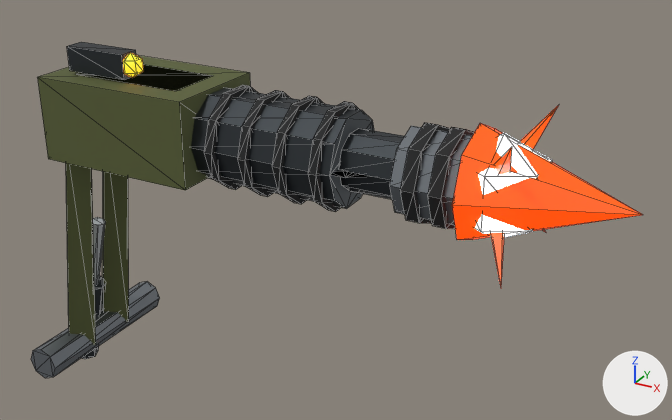
Two versions of the glTF model godot/assets/models/cannon_arm.glb, one commit apart.
One viewpoint serves both versions: a 50 mm camera at (3.43, -3.41, 2.77) aimed at (1.45, 0.18, 0.97). The lights are fixed; the arrows at lower right show +X, +Y and +Z. The older version comes first. Mesh edges are drawn as thin lines. Vertices at exactly the same position are counted once.

In view in the first picture: 'cannon'.
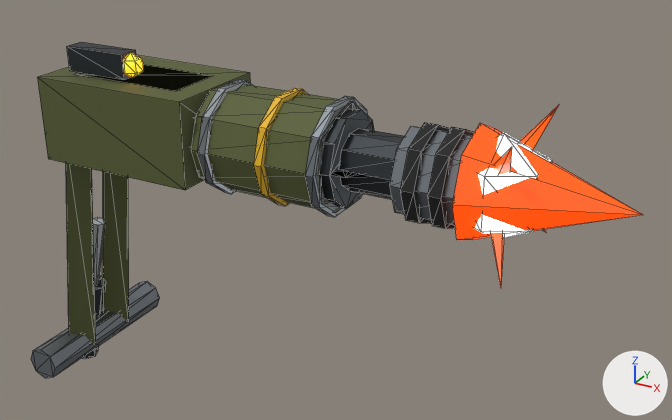
Boxes (x1, y1, x2, y2) around the edits, measured in the pictures (672 x 420 px; the box of a moved part takes in the faces that stretch with it):
part 1 of me_cannon, added
    after: (197, 79, 252, 194)
part 2 of me_cannon, added
    after: (305, 96, 368, 217)
part 3 of me_cannon, added (yellow)
    after: (254, 88, 308, 206)
part 4 of me_cannon, deleted
    before: (204, 85, 258, 190)
part 5 of me_cannon, deleted
    before: (238, 90, 290, 197)
part 6 of me_cannon, deleted
    before: (272, 96, 324, 204)
part 7 of me_cannon, moved or reshaped
    before: (308, 101, 352, 209)
    after: (191, 82, 338, 202)
part 8 of me_cannon, recoloured
    before: (308, 103, 360, 212)
    after: (192, 90, 361, 213)

Patch to the scene script:
```diff
--- a/godot/assets/models/cannon_arm.glb.py
+++ b/godot/assets/models/cannon_arm.glb.py
@@ me_cannon @@
 me_cannon.from_pydata(...)  # 467 vertices, 786 faces; spans x -0.22..2.89, y -0.44..0.45, z -0.22..1.69
 # used by ob_cannon; location = (0.0, 0.0, 0.0)
+# me_cannon part 1: a new loose piece, a 10-sided cylinder along x spanning x 0.995..1.035, y -0.27..0.27, z 1.066..1.58, in mat_steel (grey #8a9096)
+# me_cannon part 2: a new loose piece, a 10-sided cylinder along x spanning x 1.555..1.595, y -0.27..0.27, z 1.066..1.58, in mat_steel (grey #8a9096)
+# me_cannon part 3: a new loose piece, a 10-sided cylinder along x spanning x 1.295..1.335, y -0.27..0.27, z 1.066..1.58, in mat_hazard (yellow #e3b21c)
+# me_cannon part 4: the loose piece of 20 vertices spanning x 1.02..1.06, y -0.25..0.25, z 1.09..1.56 is deleted
+# me_cannon part 5: the loose piece of 20 vertices spanning x 1.2..1.24, y -0.25..0.25, z 1.09..1.56 is deleted
+# me_cannon part 6: the loose piece of 20 vertices spanning x 1.38..1.42, y -0.25..0.25, z 1.09..1.56 is deleted
+# me_cannon part 7
+# 4 vertices are removed from x 1.56, y -0.2..0.25, z 1.18..1.56
+# 20 faces are deleted
+# 6 vertices in x 1.56, y -0.25..0.2, z 1.09..1.56 move by (-0.61, 0.0, 0.0)
+# 4 vertices are added at (0.95, 0.25, 1.32), (0.95, -0.2, 1.18), (0.95, -0.2, 1.47), (0.95, 0.08, 1.56)
+# 20 new faces join them, mat_olive (dark green #5b6238)
+# me_cannon part 8: 16 faces spanning x 0.95..1.6, y -0.25..0.25, z 1.09..1.56 switch from mat_rubber (black #1e1f20) to mat_olive (dark green #5b6238)
 me_cannon.materials.append(mat_steel)
```
